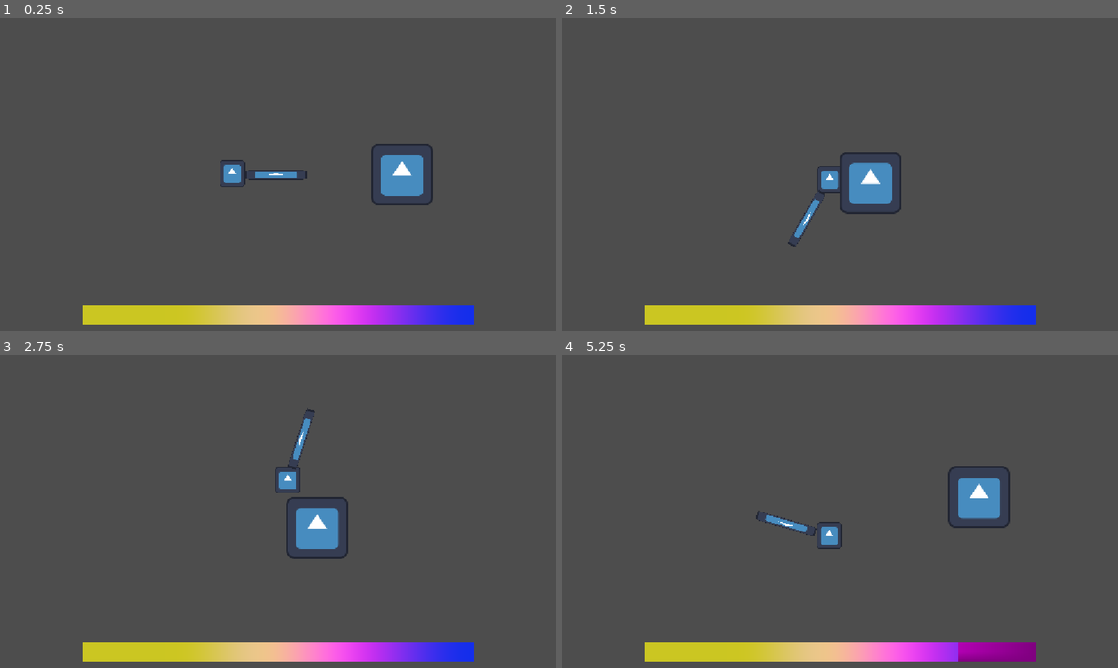
Above: before the commit, frames 1-4 (two rows, left to right).
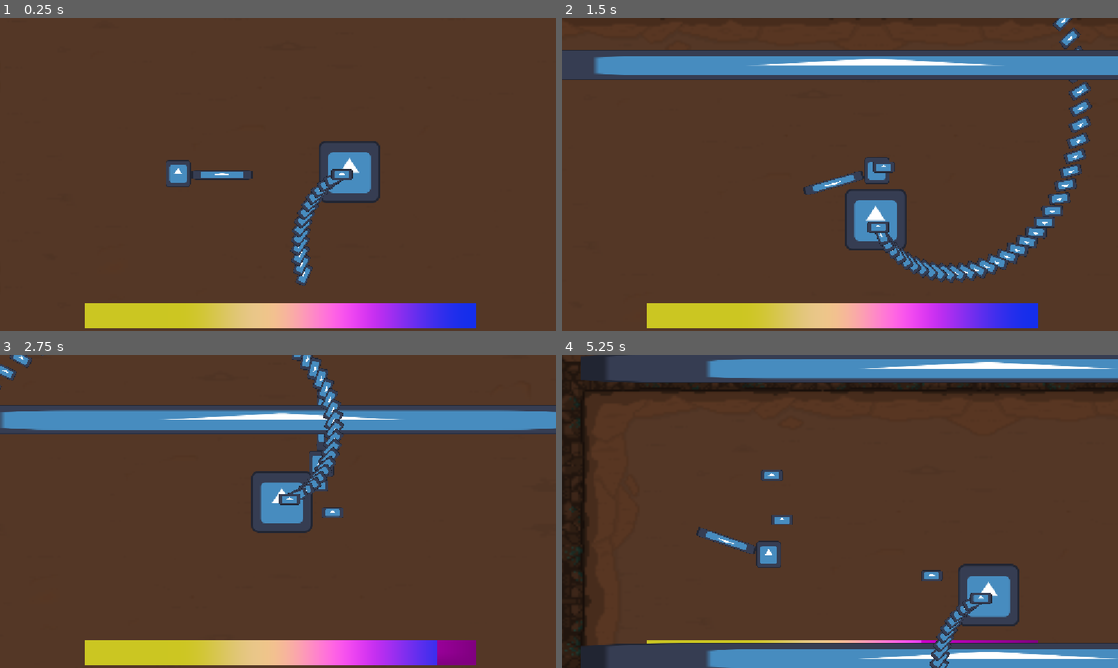
Above: after the commit, the same moments.

Repository: drawingdraco/Swing-around-the-Rosie
Game: Godot game, scene res://Scenes/Garden.tscn
The game is run twice, just before and just after one commit, with the same random seed, the same clock (stepped at 60 frames per second) and the same inputs. The engine's default icon, where the game draws it, is replaced by a stand-in: a white triangle on a blue panel in a dark square.
Inputs (mouse positions are in pixels of both pictures, inside the frame that each line leads up to):
- Up to frame 1 (0.25 s): no input
- Up to frame 2 (1.5 s): tap Enter at 0.5 s; move the mouse to (962, 158) at 0.52 s; hold Right (move_right) 0.53-1.28 s; tap Space (dodge) at 0.6 s; click (962, 158) at 0.8 s; move the mouse to (728, 190) at 1.27 s; hold S (move_down) from 1.28 s (still down); click (728, 190) at 1.35 s
- Up to frame 3 (2.75 s): tap Space (dodge) at 1.55, 2.1 s; move the mouse to (333, 442) at 2.02 s; release S (move_down) at 2.03 s; hold Right (move_right) from 2.03 s (still down); click (333, 442) at 2.3 s
- Up to frame 4 (5.25 s): move the mouse to (812, 574) at 2.77 s; release Right (move_right) at 2.78 s; hold Up (move_up) 2.78-3.53 s; click (812, 574) at 2.85 s; tap Space (dodge) at 3.05, 3.6, 4.55, 5.1 s; move the mouse to (1006, 558) at 3.52 s; hold Left (move_left) 3.53-5.03 s; click (1006, 558) at 3.8 s; move the mouse to (673, 464) at 4.27 s; click (673, 464) at 4.35 s; move the mouse to (867, 511) at 5.02 s; hold S (move_down) from 5.03 s (still down)

The runs differ from the first frame. In frame 1, 94% of the frame differs, in the area x 0-100%, y 0-100%; in frame 2, 90%; in frame 3, 92%; in frame 4, 94%.

Commit message:
0.2
>boss patterns 3/6

Diff:
--- a/Scenes/Garden.tscn
+++ b/Scenes/Garden.tscn
@@ -1,48 +1,68 @@
 [gd_scene format=3 uid="uid://bw5k8fptbns23"]
 
 [ext_resource type="PackedScene" uid="uid://cexj3riqalggj" path="res://Scenes/Player.tscn" id="1_eeg7j"]
+[ext_resource type="Texture2D" uid="uid://bi3m1vjrtdhhk" path="res://7crdm5z7w5z31.png" id="1_nw5gq"]
 [ext_resource type="PackedScene" uid="uid://bhv26i5djpx58" path="res://Scenes/boss.tscn" id="3_5qaag"]
 [ext_resource type="Script" uid="uid://bqb2i44pp2pkb" path="res://Scripts/Healthbar.gd" id="3_20tfy"]
 [ext_resource type="Script" uid="uid://brllkaswxacfy" path="res://Scripts/camera_2d.gd" id="3_wa1tm"]
+[ext_resource type="PackedScene" uid="uid://cxy41jnl7hvw1" path="res://Scenes/static_body_2d.tscn" id="6_gscdv"]
 
 [sub_resource type="PlaceholderTexture2D" id="PlaceholderTexture2D_lett3"]
 
-[sub_resource type="Curve" id="Curve_gtvoi"]
+[sub_resource type="Curve" id="Curve_nw5gq"]
 _data = [Vector2(0.20555556, 0.79775286), 0.0, 0.0, 0, 0, Vector2(0.6166667, 1), 0.0, 0.0, 0, 0, Vector2(0.9944445, 0.078651786), 0.0, 0.0, 0, 0]
 point_count = 3
 
-[sub_resource type="Curve" id="Curve_bx1cq"]
+[sub_resource type="Curve" id="Curve_gscdv"]
 _data = [Vector2(0.44444445, 0.77528095), 0.0, 0.0, 0, 0, Vector2(0.76111114, 0.17977536), 0.0, 0.0, 0, 0, Vector2(1, 0.17977536), 0.0, 0.0, 0, 0]
 point_count = 3
 
-[sub_resource type="Curve" id="Curve_v7vlv"]
+[sub_resource type="Curve" id="Curve_o3d2i"]
 _data = [Vector2(0.23888889, 0.13483155), 0.0, 0.0, 0, 0, Vector2(0.44444445, 0.5393259), 0.0, 0.0, 0, 0, Vector2(0.6888889, 0.94382024), 0.0, 0.0, 0, 0, Vector2(1, 0.92134833), 0.0, 0.0, 0, 0]
 point_count = 4
 
 [sub_resource type="CurveXYZTexture" id="CurveXYZTexture_4ocjq"]
-curve_x = SubResource("Curve_gtvoi")
-curve_y = SubResource("Curve_bx1cq")
-curve_z = SubResource("Curve_v7vlv")
+curve_x = SubResource("Curve_nw5gq")
+curve_y = SubResource("Curve_gscdv")
+curve_z = SubResource("Curve_o3d2i")
 
-[node name="Node" type="Node" unique_id=629953605]
+[node name="Garden" type="Node" unique_id=629953605]
 
-[node name="CharacterBody2D" parent="." unique_id=1811052657 instance=ExtResource("1_eeg7j")]
+[node name="Sprite2D" type="Sprite2D" parent="." unique_id=806061326]
+position = Vector2(-8, 5.999999)
+scale = Vector2(4.5405984, 4.169872)
+texture = ExtResource("1_nw5gq")
+
+[node name="Player" parent="." unique_id=1811052657 instance=ExtResource("1_eeg7j")]
 position = Vector2(-354, 0)
 
 [node name="Camera2D" type="Camera2D" parent="." unique_id=1797831618 node_paths=PackedStringArray("target")]
+limit_enabled = false
+limit_left = -1656
+limit_top = -806
+limit_right = 1205
+limit_bottom = 769
 script = ExtResource("3_wa1tm")
-target = NodePath("../CharacterBody2D")
+target = NodePath("../Player")
+speed = 2.09
 
 [node name="TextureProgressBar" type="TextureProgressBar" parent="Camera2D" unique_id=326762683]
-offset_left = -404.0
-offset_top = 271.0
-offset_right = 406.0
-offset_bottom = 311.0
+offset_left = -399.0
+offset_top = 266.0
+offset_right = 411.0
+offset_bottom = 318.0
 value = 100.0
 nine_patch_stretch = true
 texture_under = SubResource("PlaceholderTexture2D_lett3")
 texture_progress = SubResource("CurveXYZTexture_4ocjq")
 script = ExtResource("3_20tfy")
 
-[node name="AnimatedSprite2D2" parent="." unique_id=339361115 instance=ExtResource("3_5qaag")]
-position = Vector2(-1, 0)
+[node name="Marker2D" type="Marker2D" parent="Camera2D" unique_id=1163781252]
+position = Vector2(-861.445, -425)
+
+[node name="Boss" parent="." unique_id=339361115 instance=ExtResource("3_5qaag")]
+position = Vector2(2, -6)
+
+[node name="StaticBody2D" parent="." unique_id=2060166809 instance=ExtResource("6_gscdv")]
+position = Vector2(32, -66)
+scale = Vector2(0.455, 0.455)
--- /dev/null
+++ b/Scenes/HomingSeed.tscn
@@ -0,0 +1,38 @@
+[gd_scene format=3 uid="uid://bkc4rt05tafng"]
+
+[ext_resource type="Script" uid="uid://cpg7hluuq7og6" path="res://Scripts/HomingSeed.gd" id="1_ov48o"]
+[ext_resource type="Texture2D" uid="uid://ivktuok6qkgs" path="res://icon.svg" id="2_tpaqo"]
+
+[sub_resource type="RectangleShape2D" id="RectangleShape2D_lett3"]
+size = Vector2(44, 20)
+
+[node name="Seed" type="CharacterBody2D" unique_id=1004721893]
+script = ExtResource("1_ov48o")
+
+[node name="Sprite2D" type="Sprite2D" parent="." unique_id=280536386]
+scale = Vector2(0.3515625, 0.17382813)
+texture = ExtResource("2_tpaqo")
+
+[node name="CollisionShape2D" type="CollisionShape2D" parent="." unique_id=1868063012]
+shape = SubResource("RectangleShape2D_lett3")
+disabled = true
+
+[node name="Area2D" type="Area2D" parent="." unique_id=700916633]
+collision_layer = 4
+collision_mask = 4
+
+[node name="CollisionShape2D" type="CollisionShape2D" parent="Area2D" unique_id=121368141]
+shape = SubResource("RectangleShape2D_lett3")
+
+[node name="Timer" type="Timer" parent="." unique_id=958279497]
+wait_time = 1.5
+one_shot = true
+autostart = true
+
+[node name="Timer2" type="Timer" parent="." unique_id=857032328]
+wait_time = 3.0
+one_shot = true
+autostart = true
+
+[connection signal="timeout" from="Timer" to="." method="_on_timer_timeout"]
+[connection signal="timeout" from="Timer2" to="." method="_on_timer_2_timeout"]
--- a/Scenes/Player.tscn
+++ b/Scenes/Player.tscn
@@ -20,6 +20,9 @@
 
 [sub_resource type="RectangleShape2D" id="RectangleShape2D_4ocjq"]
 size = Vector2(125, 121.58975)
+
+[sub_resource type="RectangleShape2D" id="RectangleShape2D_gtvoi"]
+size = Vector2(50, 54)
 
 [node name="Player" type="CharacterBody2D" unique_id=1811052657]
 script = ExtResource("1_kyqiw")
@@ -57,5 +60,12 @@
 position = Vector2(92.5, 4.846157)
 shape = SubResource("RectangleShape2D_4ocjq")
 
+[node name="Area2D" type="Area2D" parent="." unique_id=1394241135]
+monitorable = false
+
+[node name="CollisionShape2D" type="CollisionShape2D" parent="Area2D" unique_id=1201093142]
+position = Vector2(1, -1)
+shape = SubResource("RectangleShape2D_gtvoi")
+
 [connection signal="my_signal" from="rotation point" to="." method="_on_rotation_point_my_signal"]
 [connection signal="timeout" from="rotation point/Timer" to="rotation point" method="_on_timer_timeout"]
--- /dev/null
+++ b/Scenes/Vinewabe.tscn
@@ -0,0 +1,27 @@
+[gd_scene format=3 uid="uid://bra1jog0i5ufh"]
+
+[ext_resource type="Texture2D" uid="uid://ivktuok6qkgs" path="res://icon.svg" id="1_1ynsb"]
+[ext_resource type="Script" uid="uid://g6xfogrymir1" path="res://Scripts/vinewabe.gd" id="1_goqr7"]
+
+[sub_resource type="RectangleShape2D" id="RectangleShape2D_lett3"]
+size = Vector2(1586, 60)
+
+[sub_resource type="RectangleShape2D" id="RectangleShape2D_4ocjq"]
+size = Vector2(1590, 59)
+
+[node name="CharacterBody2D" type="CharacterBody2D" unique_id=223426841]
+script = ExtResource("1_goqr7")
+
+[node name="Sprite2D" type="Sprite2D" parent="." unique_id=2075283175]
+scale = Vector2(13.179686, 0.4765625)
+texture = ExtResource("1_1ynsb")
+
+[node name="Area2D" type="Area2D" parent="." unique_id=820435279]
+
+[node name="CollisionShape2D" type="CollisionShape2D" parent="Area2D" unique_id=985560777]
+shape = SubResource("RectangleShape2D_lett3")
+disabled = true
+
+[node name="CollisionShape2D" type="CollisionShape2D" parent="." unique_id=349218473]
+shape = SubResource("RectangleShape2D_4ocjq")
+disabled = true
--- a/Scenes/boss.tscn
+++ b/Scenes/boss.tscn
@@ -17,14 +17,49 @@
 [sub_resource type="RectangleShape2D" id="RectangleShape2D_lett3"]
 size = Vector2(131, 129)
 
+[sub_resource type="CircleShape2D" id="CircleShape2D_lett3"]
+radius = 67.0
+
+[sub_resource type="Curve2D" id="Curve2D_wwfse"]
+_data = {
+"points": PackedVector2Array(-0.6154022, -127.15047, 0.6154022, 127.15047, 125.76, 0, 0, 0, -129.44, 0, 0, 125.66, 0, 0, 0, -130, -125.175, 0, 0, 0, 141.07, 0, 0, -125.015, 0, 0, 0, 0, 124.7, 0)
+}
+point_count = 5
+
 [node name="Boss" type="AnimatedSprite2D" unique_id=339361115]
 sprite_frames = SubResource("SpriteFrames_4ocjq")
 
 [node name="Area2D" type="Area2D" parent="." unique_id=1821702401]
 script = ExtResource("2_wwfse")
+progress = 23.305
 
 [node name="CollisionShape2D" type="CollisionShape2D" parent="Area2D" unique_id=70676996]
 position = Vector2(-0.5, -1.5)
 shape = SubResource("RectangleShape2D_lett3")
 
+[node name="Timer2" type="Timer" parent="." unique_id=611403535]
+autostart = true
+
+[node name="Timer" type="Timer" parent="." unique_id=513925323]
+wait_time = 0.007
+autostart = true
+
+[node name="StaticBody2D" type="StaticBody2D" parent="." unique_id=787765958]
+
+[node name="CollisionShape2D" type="CollisionShape2D" parent="StaticBody2D" unique_id=1080875978]
+shape = SubResource("CircleShape2D_lett3")
+
+[node name="Path2D" type="Path2D" parent="." unique_id=1332192538]
+curve = SubResource("Curve2D_wwfse")
+
+[node name="PathFollow2D" type="PathFollow2D" parent="Path2D" unique_id=503338555]
+position = Vector2(125.76, 0)
+rotation = 1.5659564
+
+[node name="Timer3" type="Timer" parent="." unique_id=1024539638]
+autostart = true
+
 [connection signal="area_entered" from="Area2D" to="Area2D" method="_on_area_entered"]
+[connection signal="timeout" from="Timer2" to="Area2D" method="_on_timer_2_timeout"]
+[connection signal="timeout" from="Timer" to="Area2D" method="_on_timer_timeout"]
+[connection signal="timeout" from="Timer3" to="Area2D" method="_on_timer_3_timeout"]
--- /dev/null
+++ b/Scenes/seed.tscn
@@ -0,0 +1,32 @@
+[gd_scene format=3 uid="uid://bey8608lkmkf8"]
+
+[ext_resource type="Script" uid="uid://dqxmlqk2xr0ae" path="res://Scripts/seed.gd" id="1_arhpd"]
+[ext_resource type="Texture2D" uid="uid://ivktuok6qkgs" path="res://icon.svg" id="1_h627t"]
+
+[sub_resource type="RectangleShape2D" id="RectangleShape2D_lett3"]
+size = Vector2(44, 20)
+
+[node name="Seed" type="CharacterBody2D" unique_id=1004721893]
+script = ExtResource("1_arhpd")
+
+[node name="Sprite2D" type="Sprite2D" parent="." unique_id=280536386]
+scale = Vector2(0.3515625, 0.17382813)
+texture = ExtResource("1_h627t")
+
+[node name="CollisionShape2D" type="CollisionShape2D" parent="." unique_id=1868063012]
+shape = SubResource("RectangleShape2D_lett3")
+disabled = true
+
+[node name="Area2D" type="Area2D" parent="." unique_id=700916633]
+collision_layer = 2
+collision_mask = 2
+
+[node name="CollisionShape2D" type="CollisionShape2D" parent="Area2D" unique_id=121368141]
+shape = SubResource("RectangleShape2D_lett3")
+
+[node name="Timer" type="Timer" parent="." unique_id=958279497]
+wait_time = 1.5
+one_shot = true
+autostart = true
+
+[connection signal="timeout" from="Timer" to="." method="_on_timer_timeout"]
--- /dev/null
+++ b/Scenes/static_body_2d.tscn
@@ -0,0 +1,42 @@
+[gd_scene format=3 uid="uid://cxy41jnl7hvw1"]
+
+[sub_resource type="PhysicsMaterial" id="PhysicsMaterial_gru6s"]
+
+[sub_resource type="RectangleShape2D" id="RectangleShape2D_jx6fm"]
+size = Vector2(4043, 927)
+
+[sub_resource type="RectangleShape2D" id="RectangleShape2D_kmi0g"]
+size = Vector2(929.5, 4354)
+
+[node name="StaticBody2D" type="StaticBody2D" unique_id=2060166809]
+collision_mask = 14
+physics_material_override = SubResource("PhysicsMaterial_gru6s")
+
+[node name="CollisionShape2D" type="CollisionShape2D" parent="." unique_id=177192143]
+position = Vector2(-79, 1587)
+shape = SubResource("RectangleShape2D_jx6fm")
+
+[node name="Ylowmark" type="Marker2D" parent="CollisionShape2D" unique_id=1045044415]
+position = Vector2(-66, -463)
+
+[node name="CollisionShape2D2" type="CollisionShape2D" parent="." unique_id=2020136746]
+position = Vector2(-87, -1271)
+shape = SubResource("RectangleShape2D_jx6fm")
+one_way_collision_margin = 0.1
+
+[node name="Yhighmark" type="Marker2D" parent="CollisionShape2D2" unique_id=378141716]
+position = Vector2(-54, 463)
+
+[node name="CollisionShape2D3" type="CollisionShape2D" parent="." unique_id=292196159]
+position = Vector2(-2409, 114)
+shape = SubResource("RectangleShape2D_kmi0g")
+
+[node name="XLmark" type="Marker2D" parent="CollisionShape2D3" unique_id=557811832]
+position = Vector2(464.25, -175.5)
+
+[node name="CollisionShape2D4" type="CollisionShape2D" parent="." unique_id=55479923]
+position = Vector2(2233, 135)
+shape = SubResource("RectangleShape2D_kmi0g")
+
+[node name="XRmark" type="Marker2D" parent="CollisionShape2D4" unique_id=34868749]
+position = Vector2(-464, -167)
--- a/Scripts/Boss.gd
+++ b/Scripts/Boss.gd
@@ -1,7 +1,10 @@
 extends Area2D
-
-
+var projectsc = preload("res://Scenes/seed.tscn")
+var homprojectsc = preload("res://Scenes/HomingSeed.tscn")
+var vinewave = preload("res://Scenes/Vinewabe.tscn")
+@onready var main = get_node("/root/Garden")
 # Called when the node enters the scene tree for the first time.
+@export var progress: float = 0.0
 func _ready() -> void:
 	pass # Replace with function body.
 
@@ -13,3 +16,24 @@
 
 func _on_area_entered(area: Area2D) -> void:
 	Global.health -= 10
+
+
+func _on_timer_timeout() -> void:
+	var projectile = projectsc.instantiate()
+	projectile.position = global_position
+	progress += .01
+	$"/root/Garden/Boss/Path2D/PathFollow2D".progress_ratio = progress
+	main.add_child(projectile)
+
+
+func _on_timer_2_timeout() -> void:
+	var homprojectile = homprojectsc.instantiate()
+	homprojectile.position = global_position
+	main.add_child(homprojectile)
+
+
+func _on_timer_3_timeout() -> void:
+	var wave = vinewave.instantiate()
+	wave.position = global_position
+	wave.position.y -= 620
+	main.add_child(wave)
--- a/Scripts/Global.gd
+++ b/Scripts/Global.gd
@@ -1,6 +1,8 @@
 extends Node
 
 var health = 100
+var startpos = Vector2.ZERO
+var endpos = Vector2.ZERO
 # Called when the node enters the scene tree for the first time.
 func _ready() -> void:
 	pass # Replace with function body.
--- /dev/null
+++ b/Scripts/HomingSeed.gd
@@ -0,0 +1,27 @@
+extends CharacterBody2D
+
+var speed : int = 500
+var direction : Vector2
+var shot = false
+@onready var main = get_node("/root/Garden")
+@onready var player = get_node("/root/Garden/Player")
+func _physics_process(delta):
+	if (not shot):
+		direction = (player.position - position)
+
+	direction = direction.normalized()
+	velocity = direction * speed
+	move_and_slide()
+
+
+
+func _on_area_2d_body_entered(body: Node2D):
+	pass
+
+
+func _on_timer_timeout() -> void:
+	shot = true
+
+
+func _on_timer_2_timeout() -> void:
+	queue_free()
--- a/Scripts/camera_2d.gd
+++ b/Scripts/camera_2d.gd
@@ -1,4 +1,4 @@
-extends Camera2D
+extends Node2D
 @export var target: Node2D = null
 
 @export var speed: float = 5.0
--- a/Scripts/player.gd
+++ b/Scripts/player.gd
@@ -1,12 +1,12 @@
 extends CharacterBody2D
 
 
-const SPEED = 300.0
+const SPEED = 600.0
 enum Dir { Right, Left, Down, Up }
 var direction = Dir.Down
 var screen_size # Size of the game window.
 var mousepos = Vector2(0,0)
-const DODGE_SPEED: float = 600.0
+const DODGE_SPEED: float = 900.0
 const DODGE_DURATION: float = 0.3
 
 var dodge_roll_dir: Vector2 = Vector2.ZERO
@@ -53,23 +53,9 @@
 	if dodge_roll_timer <= 0.0:
 		dodge_roll_dir = Vector2.ZERO
 func _on_rotation_point_my_signal() -> void:
-	mousepos = get_local_mouse_position()
-	velocity = Vector2(0,0)
-	if mousepos.x < 0:
-		velocity.x -= 1
-	elif mousepos.x > 0:
-		velocity.x += 1
-	else:
-		velocity.x =0
-	if mousepos.y < 0:
-		velocity.y -= 1
-	elif mousepos.y > 0:
-		velocity.y += 1
-	else:
-		velocity.y =0
-	velocity = velocity.normalized() * SPEED
-	if(abs(mousepos.x)>abs(mousepos.y)):
-		velocity.x *= 6
-	elif(abs(mousepos.y)>abs(mousepos.x)):
-		velocity.y *= 6
-	dodge_roll(velocity.normalized())
+	#moves the player in a dash twoards the node playerpivot
+	var pivot_global_position = $"rotation point/playerpivot".global_position
+	var direction_to_pivot = (pivot_global_position - global_position).normalized()
+	velocity = direction_to_pivot * SPEED
+	velocity *= 6
+	dodge_roll(direction_to_pivot)
--- a/Scripts/scythe.gd
+++ b/Scripts/scythe.gd
@@ -13,13 +13,15 @@
 # Called every frame. 'delta' is the elapsed time since the previous frame.
 func _process(delta):
 	if (Input.is_action_just_pressed('swing') and !swung):
+		Global.startpos = $playerpivot.position
 		$Area2D.monitorable = true
 		mouseangle = get_angle_to(get_global_mouse_position())
-		if(!(abs(rad_to_deg(mouseangle))>=120)):
+		print(mouseangle)
+		if(!(abs(rad_to_deg(mouseangle))>=60)):
 			if rad_to_deg(mouseangle)<0:
-				mouseangle = deg_to_rad(120) * -1
+				mouseangle = deg_to_rad(60) * -1
 			else:
-				mouseangle = deg_to_rad(120)
+				mouseangle = deg_to_rad(60)
 		swung = true
 		$Timer.start()
 
@@ -27,7 +29,7 @@
 	if (swung and counter < 6):
 		counter += 1
 		rotate(mouseangle/6)
-		my_signal.emit()
+		#my_signal.emit()
 	if(counter == 6):
 		$Timer.stop()
 		$Timer.timeout.emit()
--- /dev/null
+++ b/Scripts/seed.gd
@@ -0,0 +1,23 @@
+extends CharacterBody2D
+var speed : int = 1000
+var direction : Vector2
+var shot = false
+
+@onready var path = get_node("/root/Garden/Boss/Path2D/PathFollow2D")
+func _physics_process(delta):
+	look_at($"/root/Garden/Boss".position)
+	if (not shot):
+		direction = (path.position - position)
+		shot = true
+	direction = direction.normalized()
+	velocity = direction * speed
+	move_and_slide()
+
+
+# Called every frame. 'delta' is the elapsed time since the previous frame.
+func _process(delta: float) -> void:
+	pass
+
+
+func _on_timer_timeout() -> void:
+	queue_free()
--- /dev/null
+++ b/Scripts/vinewabe.gd
@@ -0,0 +1,13 @@
+extends CharacterBody2D
+
+
+# Called when the node enters the scene tree for the first time.
+func _ready() -> void:
+	pass # Replace with function body.
+
+
+# Called every frame. 'delta' is the elapsed time since the previous frame.
+func _process(delta: float) -> void:
+	#moves straight down towards the player
+	velocity = Vector2(0,1) * 600
+	move_and_slide()
Binary file added: 7crdm5z7w5z31.png
Not shown, added: 7crdm5z7w5z31.png.import
Not shown, added: Scripts/HomingSeed.gd.uid
Not shown, added: Scripts/seed.gd.uid
Not shown, added: Scripts/vinewabe.gd.uid
